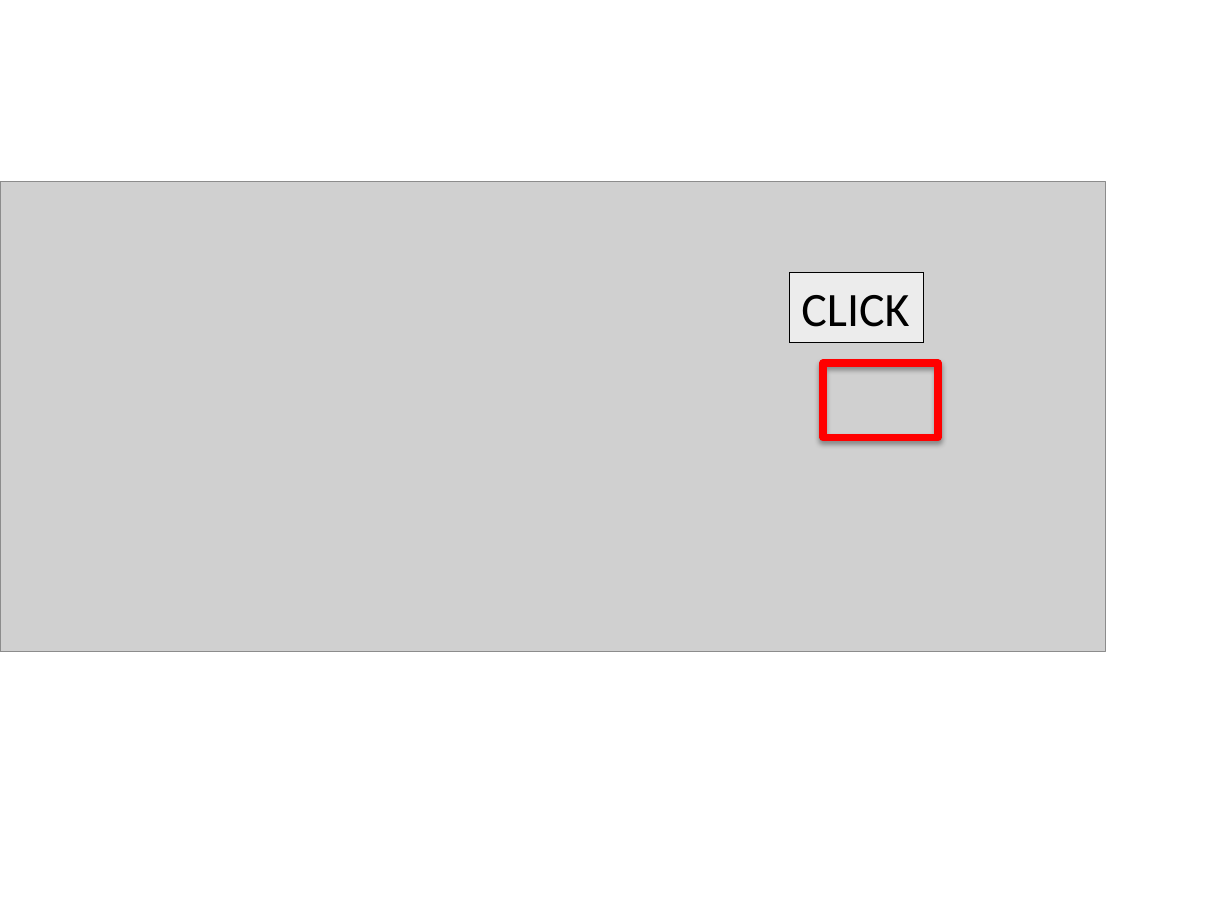
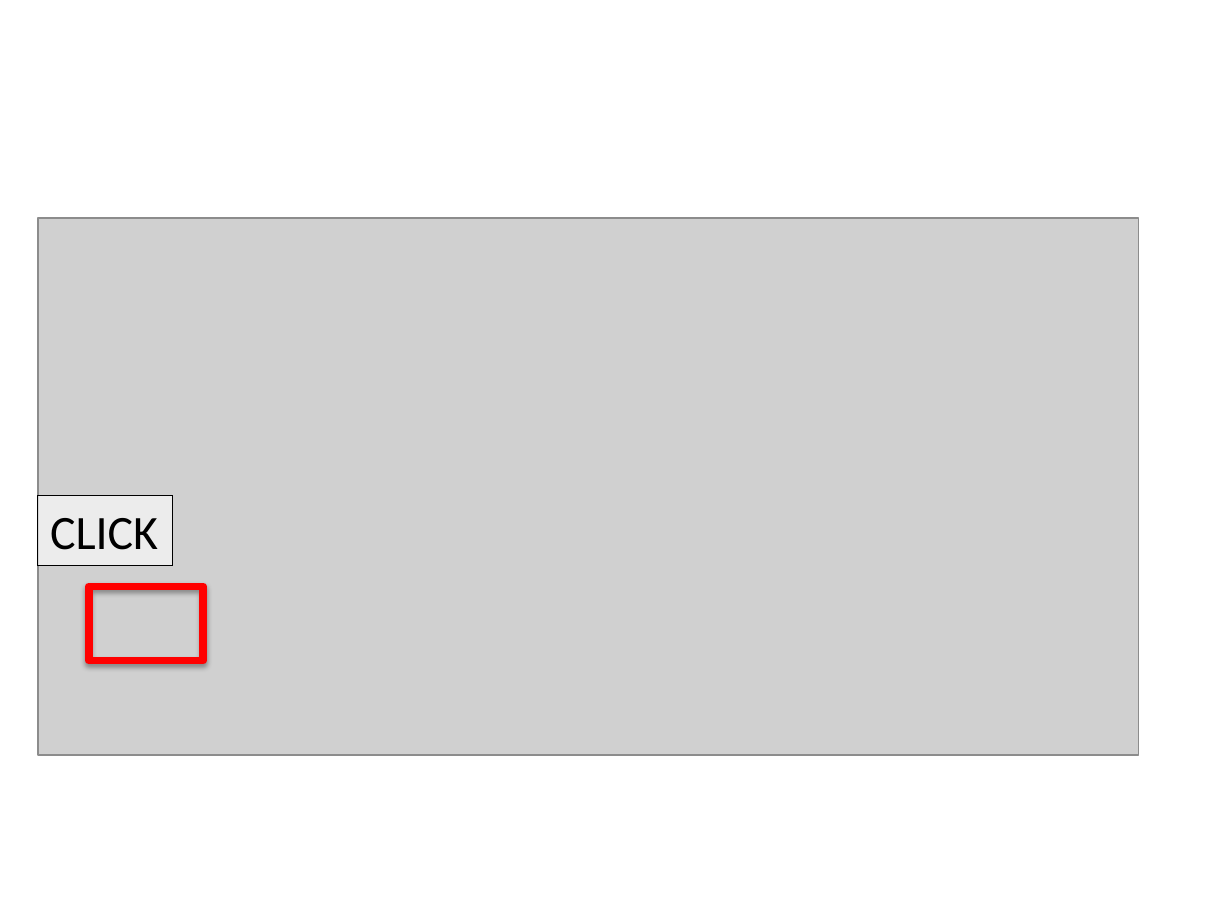
Before and after one commit to sikuli/sikuli-slides, a slide deck: slide 4 of src/main/resources/org/sikuli/slides/api/examples/login.pptx. Drawn at 1232x924 pixels with LibreOffice and Linux fonts; fonts in the diff are those of the drawing; grey boxes stand for pictures. Boxes give left, top, right and bottom in pixels: in the first picture for what was removed or moved away, otherwise in the second. Text is boxed around its words. In the diff, an @@ line names an element or a change of style, - is before the commit and + after.

```diff
--- a/src/main/resources/org/sikuli/slides/api/examples/login.pptx
+++ b/src/main/resources/org/sikuli/slides/api/examples/login.pptx
@@ picture: place and size @@
-picture at box(0, 181, 1105, 652)
+picture at box(38, 218, 1138, 755)
@@ rectangle "CLICK": place and size @@
-rectangle "CLICK" at box(790, 272, 924, 342)
+rectangle "CLICK" at box(38, 495, 172, 565)
@@ rectangle: place and size @@
-rectangle at box(823, 363, 938, 437)
+rectangle at box(89, 586, 203, 660)
```
Also in this commit, not shown: 2 other slides changed, 23 other files.
